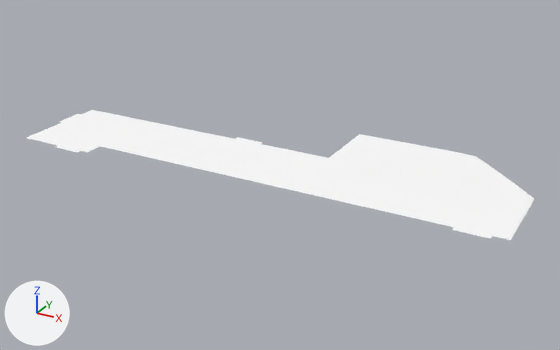
What one commit did to the glTF model outputs/7412/objects/living-room_0_0.floor.glb.
Camera for both pictures: a 50 mm lens placed at (9.9, -15.97, 7.71), pointed at (0.84, 0.51, -0.53). The lights are fixed; the arrows at lower left show +X, +Y and +Z. The picture after the commit comes second.

Names of what the first picture shows: 'living-room_0/0.floor.001'.
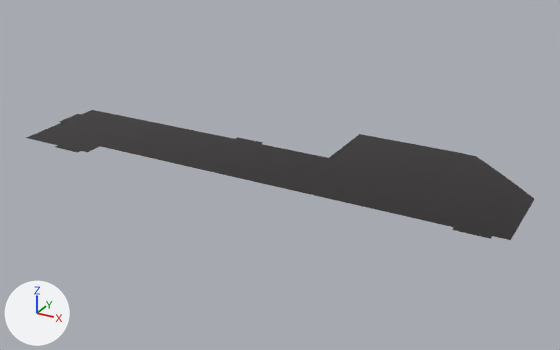
Pixel boxes (x1, y1, x2, y2) of what changed, in the pictures (560 x 350 px):
'living-room_0/0.floor.001', recoloured (white to black)
    both: (26, 110, 534, 240)

Diff of the bpy script that builds the scene:
```diff
--- a/outputs/7412/objects/living-room_0_0.floor.glb.py
+++ b/outputs/7412/objects/living-room_0_0.floor.glb.py
@@ img_living_room_0_0_floor_metallic_living_room_0_0_floor_roughness @@
+img_living_room_0_0_floor_metallic_living_room_0_0_floor_roughness = load_image('living-room_0_0.floor_metallic-living-room_0_0.floor_roughness', '_unpacked/living-room_0_0.floor_metallic-living-room_0_0.floor_roughness', 512, 512, 'Non-Color')
@@ img_living_room_0_0_floor_normal @@
+img_living_room_0_0_floor_normal = load_image('living-room_0_0.floor_normal', '_unpacked/living-room_0_0.floor_normal', 512, 512, 'Non-Color')
@@ img_living_room_0_0_floor_albedo @@
+img_living_room_0_0_floor_albedo = load_image('living-room_0_0.floor_albedo', '_unpacked/living-room_0_0.floor_albedo', 512, 512, 'sRGB')
@@ mat_living_room_0_0_floor__baked @@
+mat_living_room_0_0_floor__baked = bpy.data.materials.new('living-room_0_0.floor__baked')
+# uses the picture img_living_room_0_0_floor_albedo
+# uses the picture img_living_room_0_0_floor_metallic_living_room_0_0_floor_roughness
+# uses the picture img_living_room_0_0_floor_normal
@@ me_circle_030 @@
 me_circle_030.from_pydata(...)  # 78 vertices, 71 faces; spans x -6.14..7.23, y -1.83..3.04, z -0.02..0.0
-me_circle_030.materials.append(mat_shader_dirt_shader_square_tile_tile)  # white #ffffff
+me_circle_030.materials.append(mat_living_room_0_0_floor__baked)
```
